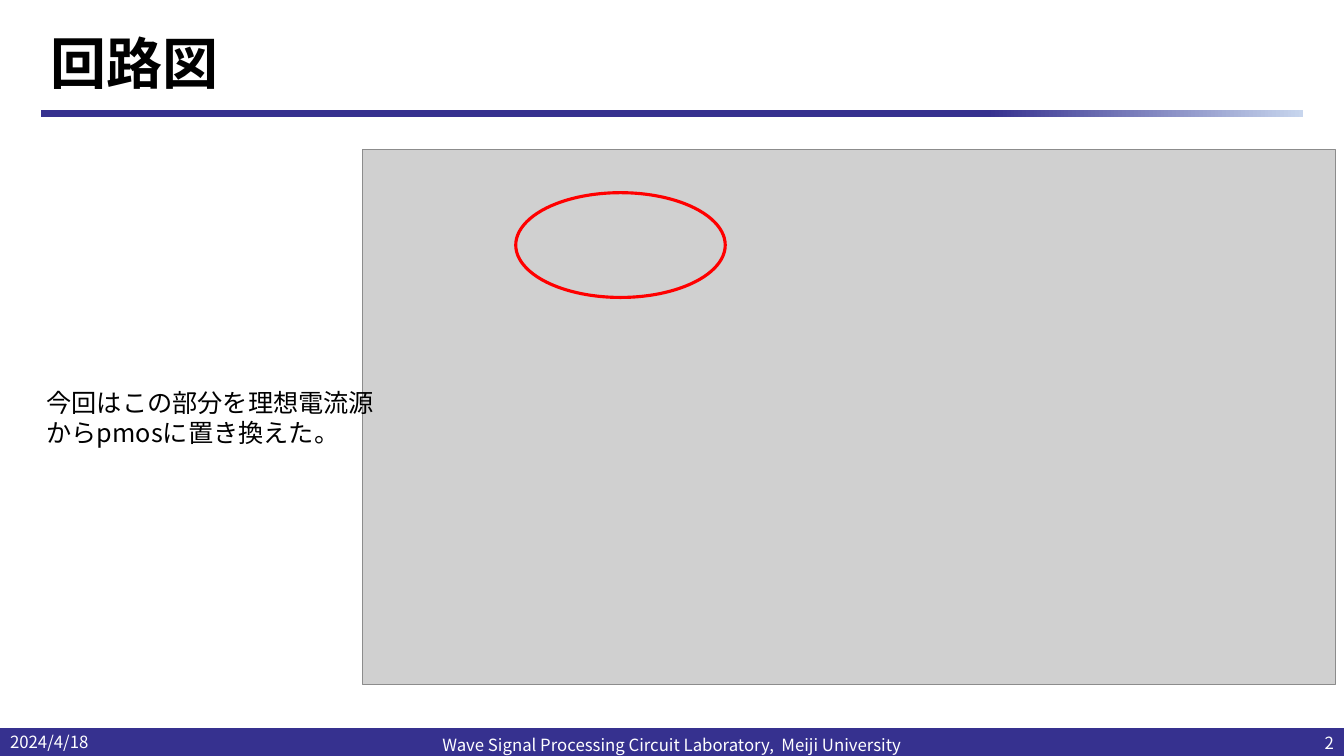
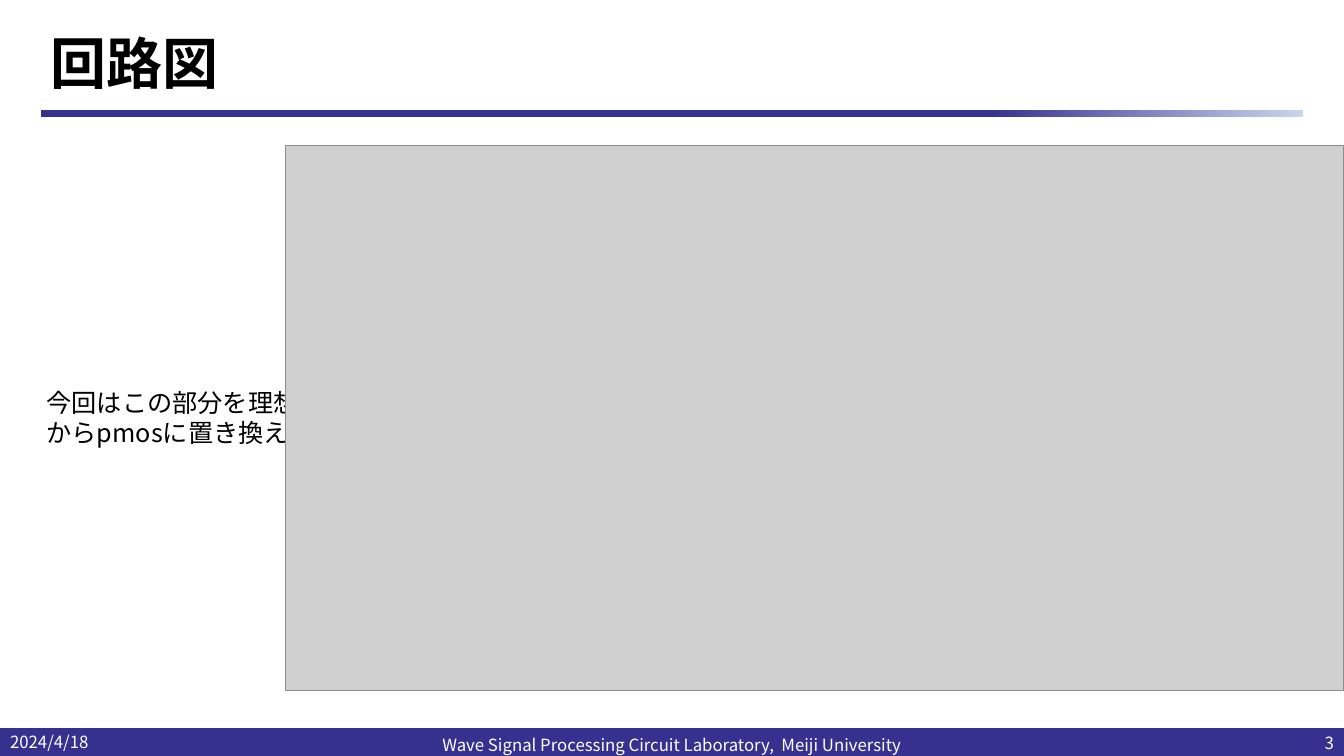
Before and after one commit to kjm-desktop10400/reserch, a slide deck: slide 3 of IHP_2024/20240418/20240418小島光.pptx (slide 2 before the commit). Drawn at 1344x756 pixels with LibreOffice and Linux fonts; fonts in the diff are those of the drawing; grey boxes stand for pictures; background and template pictures are left out. Boxes give left, top, right and bottom in pixels: in the first picture for what was removed or moved away, otherwise in the second. Text is boxed around its words. In the diff, an @@ line names an element or a change of style, - is before the commit and + after.

```diff
--- a/IHP_2024/20240418/20240418小島光.pptx
+++ b/IHP_2024/20240418/20240418小島光.pptx
@@ picture: place and size @@
-picture at (363,149,1336,685)
+picture at (285,145,1344,691)
@@ ellipse removed at (516,193,726,297) @@
@@ page number at (1325,736,1334,749): text changed @@
-2
+3
```
Also in this commit, not shown: 6 other slides changed, 4 other files.
